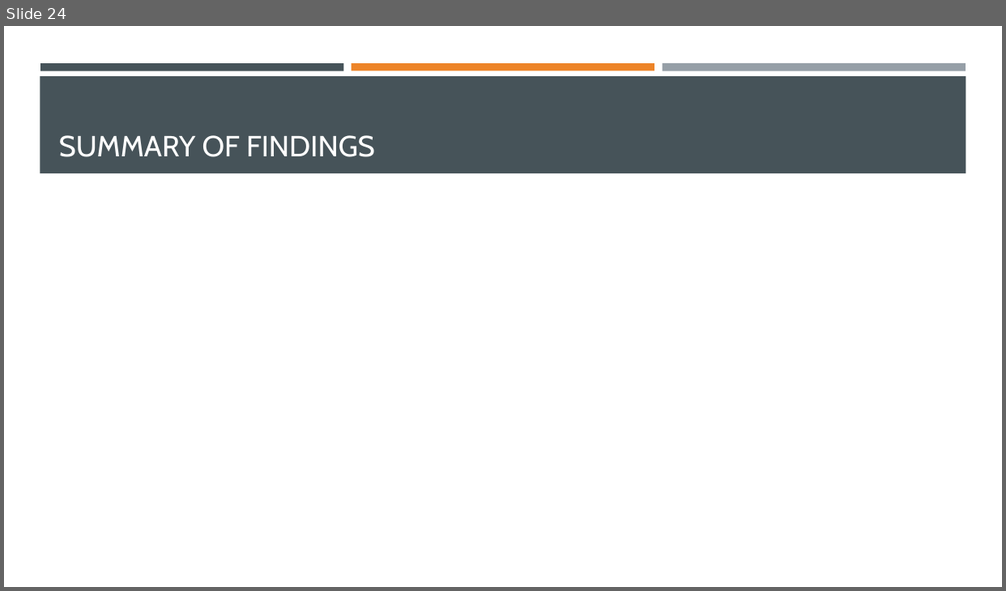
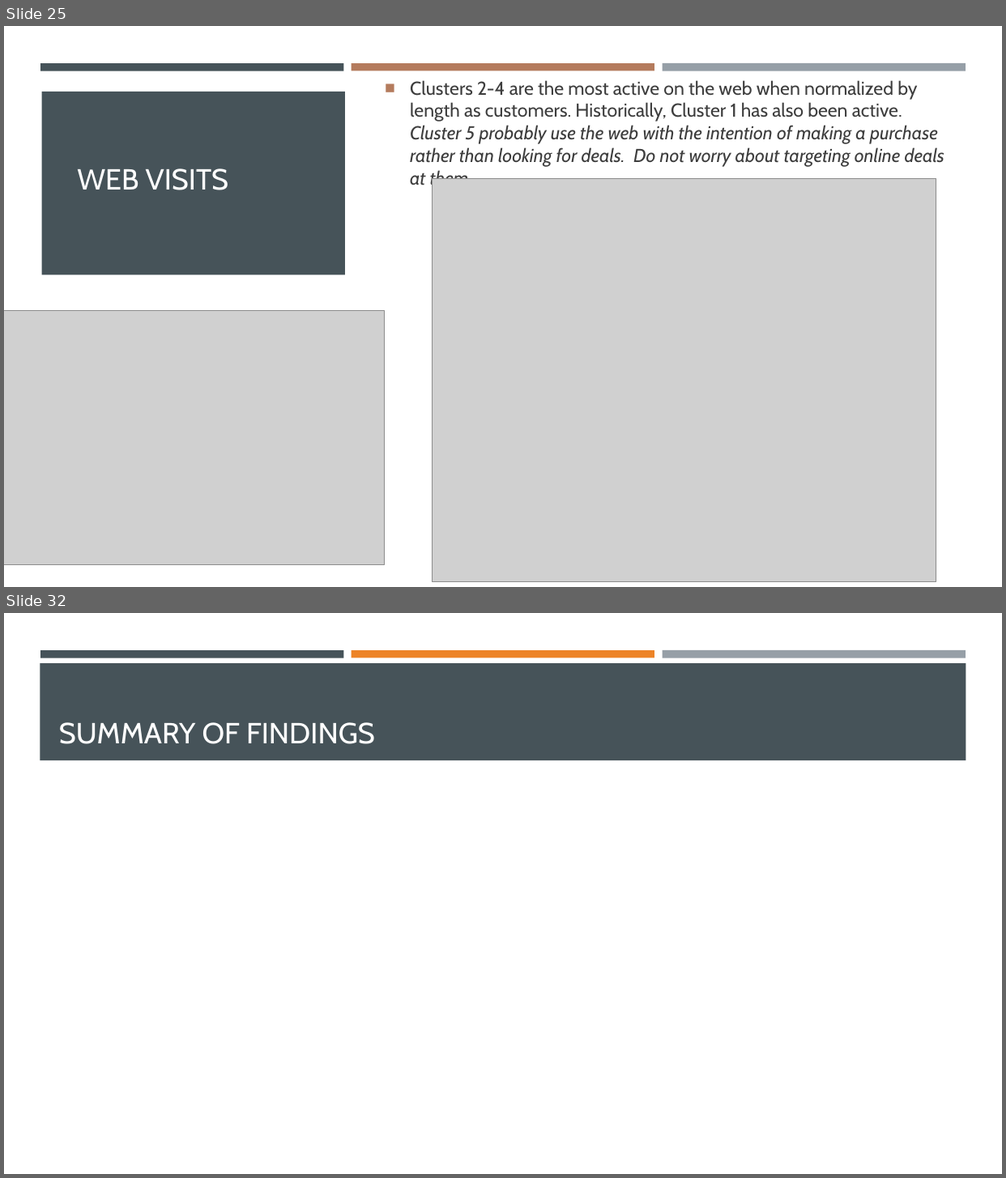
Before and after one commit to dapopov-st/store-customer-segmentation, a slide deck: Customer-Segmentation-Presentation.pptx. Shown one above the other, each under a label of ours: slide 24 before the commit, slides 25 and 32 after it; the slides between them are not shown. The pictures are 1006x591 and 1006x1178 pixels, drawn with LibreOffice and Linux fonts; fonts in the diff are those of the drawing; grey boxes stand for pictures. Boxes give left, top, right and bottom in pixels: in the first picture for what was removed or moved away, otherwise in the second. Text is boxed around its words. In the diff, an @@ line names an element or a change of style, - is before the commit and + after.

```diff
--- a/Customer-Segmentation-Presentation.pptx
+++ b/Customer-Segmentation-Presentation.pptx
@@ slide 25 added at (4,26,1002,587), background #FFFFFF @@
@@ rectangle added at (4,71,1002,587), fill #FFFFFF @@
@@ rectangle added at (40,63,344,71), fill #465359 @@
@@ rectangle added at (351,63,654,71), fill #B47B5D @@
@@ rectangle added at (662,63,965,71), fill #969FA7 @@
@@ rectangle added at (41,92,345,275), fill #465359 @@
@@ text added at (410,80,944,190), 18 pt, text #3D3D3D, italic @@
+■ Clusters 2-4 are the most active on the web when normalized by length as customers. Historically, Cluster 1 has also been active. Cluster 5 probably use the web with the intention of making a purchase rather than looking for deals. Do not worry about targeting online deals at them.
@@ title added at (77,169,229,190), 28 pt, text #FFFFFF @@
+WEB VISITS
@@ picture added at (432,179,936,582) @@
@@ picture added at (4,311,385,565) @@
@@ what was slide 24 is now slide 32 @@
```
Also in this commit, not shown: 19 other slides added, 10 slides removed, 2 other files.
